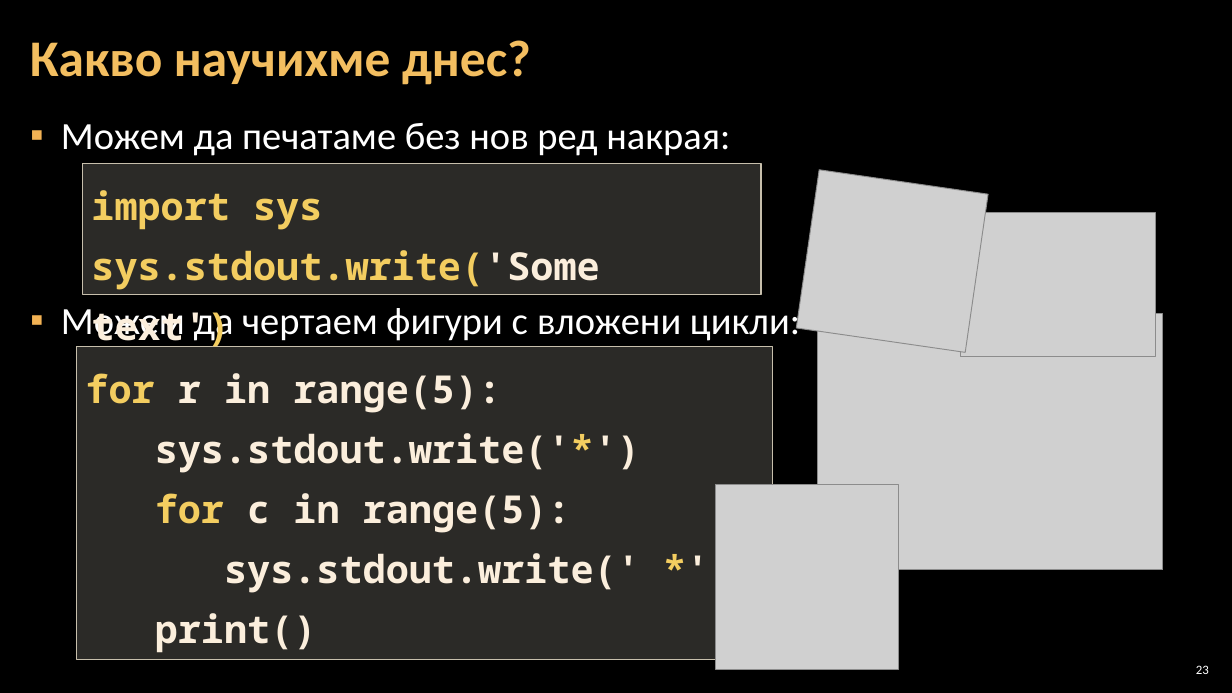
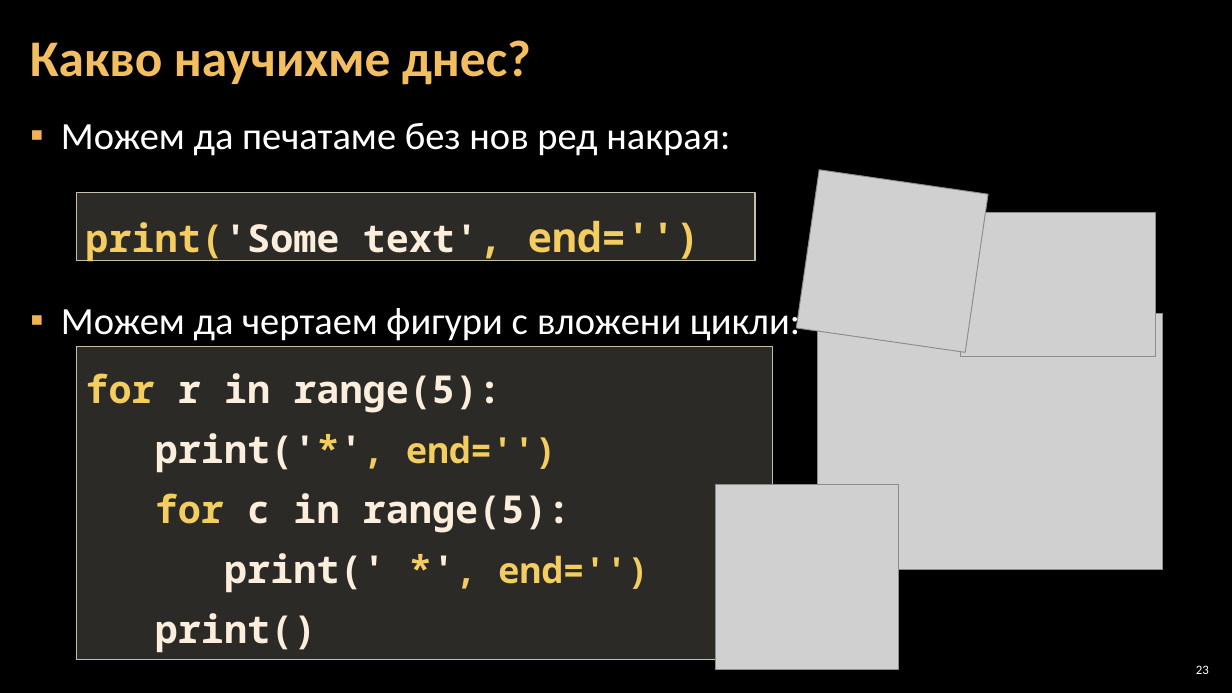
Before and after one commit to Software-University/Python-Basics, a slide deck: slide 23 of Python/6. Drawing-with-Loops/6. Drawing-with-Loops.pptx. Drawn at 1232x693 pixels with LibreOffice and Linux fonts; fonts in the diff are those of the drawing; grey boxes stand for pictures; background and template pictures are left out. Boxes give left, top, right and bottom in pixels: in the first picture for what was removed or moved away, otherwise in the second. Text is boxed around its words. In the diff, an @@ line names an element or a change of style, - is before the commit and + after.

```diff
--- a/Python/6. Drawing-with-Loops/6. Drawing-with-Loops.pptx
+++ b/Python/6. Drawing-with-Loops/6. Drawing-with-Loops.pptx
@@ rectangle "print('Some text', end='')": place and size @@
-rectangle "print('Some text', end='')" at [82,164,761,294]
+rectangle "print('Some text', end='')" at [77,192,755,261]
@@ text in rectangle at [85,221,701,264]: text changed @@
-import sys
-sys.stdout.write('Some text')
+print('Some text', end='')
@@ text in rectangle at [155,433,557,473]: text changed; text colour #FBEEDC to #F3CD60 @@
-sys.stdout.write('*')
+print('*', end='')
@@ text in rectangle at [224,553,649,593]: text changed; text colour #FBEEDC to #F3CD60 @@
-sys.stdout.write(' *')
+print(' *', end='')
```
Also in this commit, not shown: 11 other slides changed, 12 other files.
